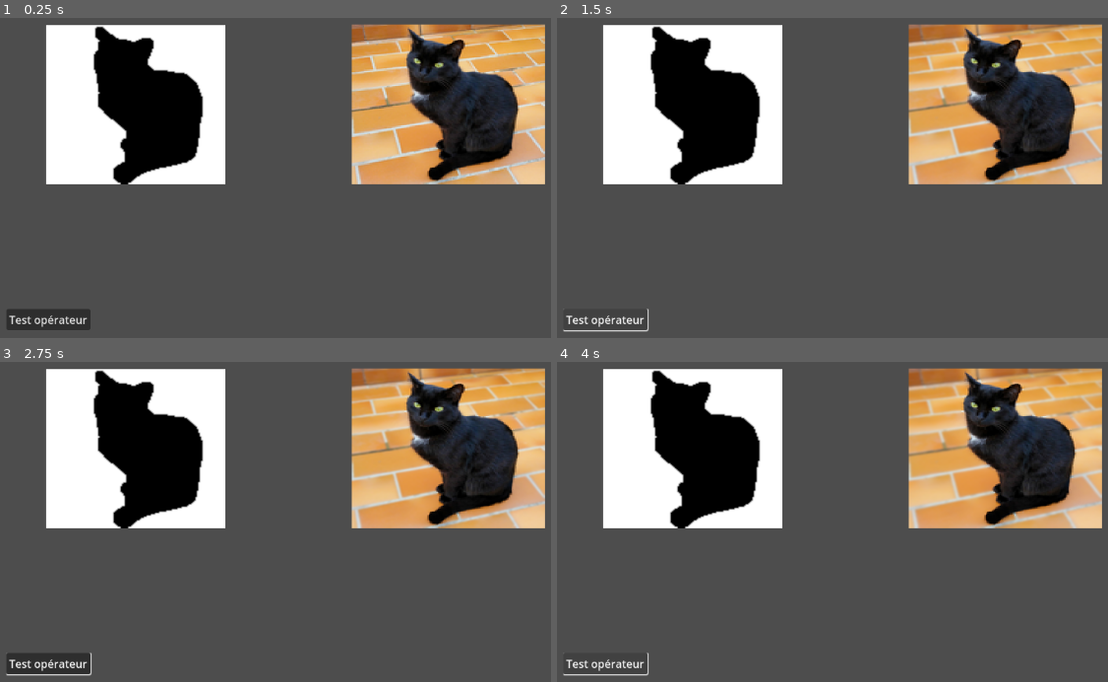
Above: before the commit, frames 1-4 (two rows, left to right).
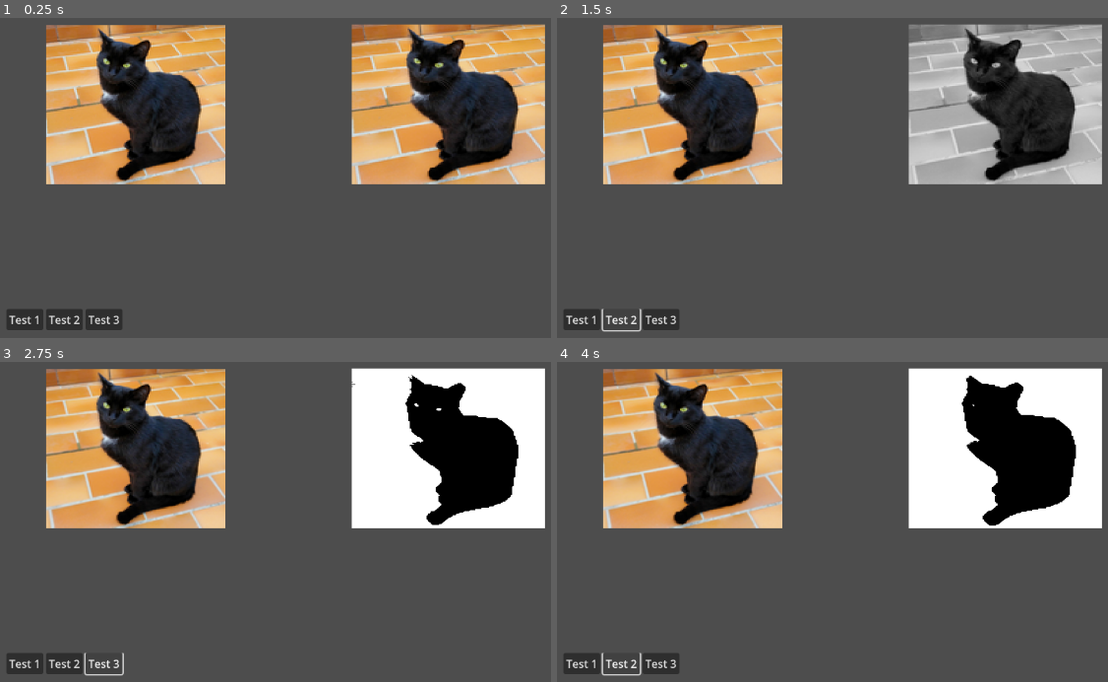
Above: after the commit, the same moments.

Repository: Akkuun/PixOp
Game: Godot game, scene res://levelTestOperators.tscn
Two runs of this game, one before a commit and one after it. Both use one fixed random seed, a clock stepped at 60 frames per second and the inputs below.
Inputs (mouse positions are in pixels of both pictures, inside the frame that each line leads up to):
- Up to frame 1 (0.25 s): no input
- Up to frame 2 (1.5 s): click "Test opérateur" (after the commit: "Test 1") at 0.5 s; click (623, 318) at 1.25 s, where only the run after the commit has a clickable "Test 2"
- Up to frame 3 (2.75 s): click (104, 662) at 2 s, where only the run after the commit has a clickable "Test 3"
- Up to frame 4 (4 s): click "Test opérateur" (after the commit: "Test 1") at 2.75 s; click (623, 662) at 3.5 s, where only the run after the commit has a clickable "Test 2"

The runs differ from the first frame. In frame 1, 15% of the frame differs, in the area x 6-41%, y 2-98%; in frame 2, 27%; in frame 3, 31%; in frame 4, 31%, in the area x 1-99%, y 1-99%.

Commit message:
otsu, greyscale, ouverture, fermeture

Diff:
--- /dev/null
+++ b/Lib_Images/Shaders/greyscale.gdshader
@@ -0,0 +1,8 @@
+shader_type canvas_item;
+render_mode blend_mix;
+
+void fragment() {
+	vec4 col = texture(TEXTURE, UV);
+	float grey = dot(col.rgb, vec3(0.299, 0.587, 0.114));
+	COLOR = vec4(vec3(grey), col.a);
+}
--- a/Lib_Images/image_lib.gd
+++ b/Lib_Images/image_lib.gd
@@ -2,7 +2,7 @@
 
 var base_path = "res://Lib_Images/Shaders/"
 
-class Histogram:
+class HistogramRGB:
 	var red: Array
 	var green: Array
 	var blue: Array
@@ -16,8 +16,8 @@
 			green.append(0)
 			blue.append(0)
 
-func getHistogram(image: Image) -> Histogram:
-	var histogram = Histogram.new()
+func getHistogramRGB(image: Image) -> HistogramRGB:
+	var histogram = HistogramRGB.new()
 	var width = image.get_width()
 	var height = image.get_height()
 
@@ -29,6 +29,78 @@
 			histogram.blue[int(color.b * 255)] += 1
 
 	return histogram
+
+func getHistogramGrayscale(imageGreyscale: Image) -> Array:
+	var histogram = []
+	for i in range(256):
+		histogram.append(0.0)
+
+	var width = imageGreyscale.get_width()
+	var height = imageGreyscale.get_height()
+
+	for x in range(width):
+		for y in range(height):
+			var color = imageGreyscale.get_pixel(x, y)
+			var gray = int(color.r * 255)
+			histogram[gray] += 1.0
+
+	return histogram
+
+func compute_first_order_cumulative_moment(hist: Array, k: int) -> float:
+	var focm : float = 0.0
+	for i in range(k + 1):  # Include k
+		focm += float(i) * hist[i]
+	return focm
+
+func compute_zero_order_cumulative_moment(hist: Array, k: int) -> float:
+	var zocm : float = 0.0
+	for i in range(k + 1):  # Include k
+		zocm += hist[i]
+	return zocm
+
+func compute_variance_class_separability(uT: float, wk: float, uk: float) -> float:
+	if wk == 0.0 or wk == 1.0:
+		return 0.0
+	return pow(uT * wk - uk, 2) / (wk * (1.0 - wk))
+
+func otsu(imageGreyscale: Image) -> Color:
+	var hist = getHistogramGrayscale(imageGreyscale)
+	var total_pixels = imageGreyscale.get_width() * imageGreyscale.get_height()
+
+	# Normalize histogram
+	var hist_normalized = []
+	for i in range(256):
+		hist_normalized.append(hist[i] / float(total_pixels))
+
+	# Compute global mean
+	var uT = 0.0
+	for i in range(256):
+		uT += float(i) * hist_normalized[i]
+
+	var var_class_sep_max : float = 0.0
+	var best_threshold : int = 0
+
+	for t in range(1, 255):
+		# Class 1: [0, t]
+		var w1 = compute_zero_order_cumulative_moment(hist_normalized, t)
+		var u1 = 0.0
+		if w1 > 0.0:
+			u1 = compute_first_order_cumulative_moment(hist_normalized, t) / w1
+
+		# Class 2: [t+1, 255]
+		var w2 = 1.0 - w1
+		var u2 = 0.0
+		if w2 > 0.0:
+			u2 = (uT - compute_first_order_cumulative_moment(hist_normalized, t)) / w2
+
+		# Between-class variance
+		var var_between = w1 * w2 * pow(u1 - u2, 2)
+
+		if var_between > var_class_sep_max:
+			var_class_sep_max = var_between
+			best_threshold = t
+
+	return Color(float(best_threshold) / 255.0, float(best_threshold) / 255.0, float(best_threshold) / 255.0, 1.0)
 
 
 func PSNR(img1: Image, img2: Image) -> float:
@@ -130,6 +202,14 @@
 	shader_material.set_shader_parameter("kernel_size", float(kernel_size))
 	return await apply_shader_to_image(img, shader_material)
 
+func ouverture(img: Image, kernel_size: int) -> Image:
+	var eroded_img = await erosion(img, kernel_size)
+	return await dilatation(eroded_img, kernel_size)
+
+func fermeture(img: Image, kernel_size: int) -> Image:
+	var dilated_img = await dilatation(img, kernel_size)
+	return await erosion(dilated_img, kernel_size)
+
 func negatif(img: Image) -> Image:
 	var shader_material = getShader(base_path + "negatif.gdshader")
 	return await apply_shader_to_image(img, shader_material)
@@ -150,6 +230,10 @@
 	shader_material.set_shader_parameter("kernel_size", float(kernel_size))
 	return await apply_shader_to_two_images(input, carte_verite, shader_material)
 
+func greyscale(input: Image) -> Image:
+	var shader_material = getShader(base_path + "greyscale.gdshader")
+	return await apply_shader_to_image(input, shader_material)
+
 # Met tous les pixels différents à 0
 func difference(input: Image, img: Image) -> Image:
 	var shader_material = getShader(base_path + "difference.gdshader")
--- a/Scripts/control.gd
+++ b/Scripts/control.gd
@@ -21,7 +21,21 @@
 
 
 
+func _on_test_button_down() -> void:
+	var imgGrey = await image_lib.greyscale(workingImage.texture.get_image())
+	workingImage.texture = ImageTexture.create_from_image(imgGrey)
 
-func _on_erosion() -> void:
-	var imgFlou = await image_lib.flou_fond(workingImage.texture.get_image(), baseImage.texture.get_image(), 5)
-	workingImage.texture = ImageTexture.create_from_image(imgFlou)
+
+func _on_test_2_button_down() -> void:
+	var otsuSeuil = await image_lib.otsu(workingImage.texture.get_image())
+	print("Otsu threshold: ", otsuSeuil)
+	var imgSeuil = await image_lib.seuil(workingImage.texture.get_image(), [otsuSeuil])
+
+	var imgOuverture = await image_lib.ouverture(imgSeuil, 3)
+	var imgDilatation = await image_lib.dilatation(imgOuverture, 5)
+	var imgErosion = await image_lib.erosion(imgDilatation, 7)
+	workingImage.texture = ImageTexture.create_from_image(imgErosion)
+
+func _on_test_3_button_down() -> void:
+	var imgFlouFond = await image_lib.flou_fond(baseImage.texture.get_image(), workingImage.texture.get_image(), 3)
+	baseImage.texture = ImageTexture.create_from_image(imgFlouFond)
--- a/levelTestOperators.tscn
+++ b/levelTestOperators.tscn
@@ -1,9 +1,8 @@
-[gd_scene load_steps=6 format=3 uid="uid://dcfrdx62es7nw"]
+[gd_scene load_steps=5 format=3 uid="uid://dcfrdx62es7nw"]
 
 [ext_resource type="PackedScene" uid="uid://jj0hj5lcrl5y" path="res://uiTestOperators.tscn" id="1_t5i8p"]
 [ext_resource type="Script" uid="uid://q5y4q8vk8f1g" path="res://Lib_Images/image_lib.gd" id="1_x8qt3"]
 [ext_resource type="Script" uid="uid://vtucsdr1kwv2" path="res://Scripts/control.gd" id="1_xovul"]
-[ext_resource type="Texture2D" uid="uid://7cs5ynwoldhy" path="res://Images/chat_verite.png" id="4_xegfo"]
 [ext_resource type="Texture2D" uid="uid://uyk84p8f0rm6" path="res://Images/chat.png" id="5_1ukmh"]
 
 [node name="Level" type="Node2D"]
@@ -12,19 +11,18 @@
 [node name="Control" parent="." instance=ExtResource("1_t5i8p")]
 script = ExtResource("1_xovul")
 
-[node name="Test" parent="Control/ScrollContainer" index="0"]
-text = "Test opérateur"
-
 [node name="BaseImage" type="Sprite2D" parent="."]
 position = Vector2(308.35126, 229.65187)
 scale = Vector2(0.5133781, 0.45448482)
-texture = ExtResource("4_xegfo")
+texture = ExtResource("5_1ukmh")
 
 [node name="WorkingImage" type="Sprite2D" parent="."]
 position = Vector2(766.5, 229.25)
 scale = Vector2(0.5512501, 0.4560547)
 texture = ExtResource("5_1ukmh")
 
-[connection signal="button_down" from="Control/ScrollContainer/Test" to="Control" method="_on_erosion"]
+[connection signal="button_down" from="Control/ScrollContainer/HBoxContainer/Test" to="Control" method="_on_test_button_down"]
+[connection signal="button_down" from="Control/ScrollContainer/HBoxContainer/Test2" to="Control" method="_on_test_2_button_down"]
+[connection signal="button_down" from="Control/ScrollContainer/HBoxContainer/Test3" to="Control" method="_on_test_3_button_down"]
 
 [editable path="Control"]
--- a/uiTestOperators.tscn
+++ b/uiTestOperators.tscn
@@ -15,6 +15,17 @@
 offset_right = 971.0
 offset_bottom = 643.0
 
-[node name="Test" type="Button" parent="ScrollContainer"]
+[node name="HBoxContainer" type="HBoxContainer" parent="ScrollContainer"]
 layout_mode = 2
-text = "Erosion"
+
+[node name="Test" type="Button" parent="ScrollContainer/HBoxContainer"]
+layout_mode = 2
+text = "Test 1"
+
+[node name="Test2" type="Button" parent="ScrollContainer/HBoxContainer"]
+layout_mode = 2
+text = "Test 2"
+
+[node name="Test3" type="Button" parent="ScrollContainer/HBoxContainer"]
+layout_mode = 2
+text = "Test 3"
Not shown, added: Lib_Images/Shaders/greyscale.gdshader.uid
